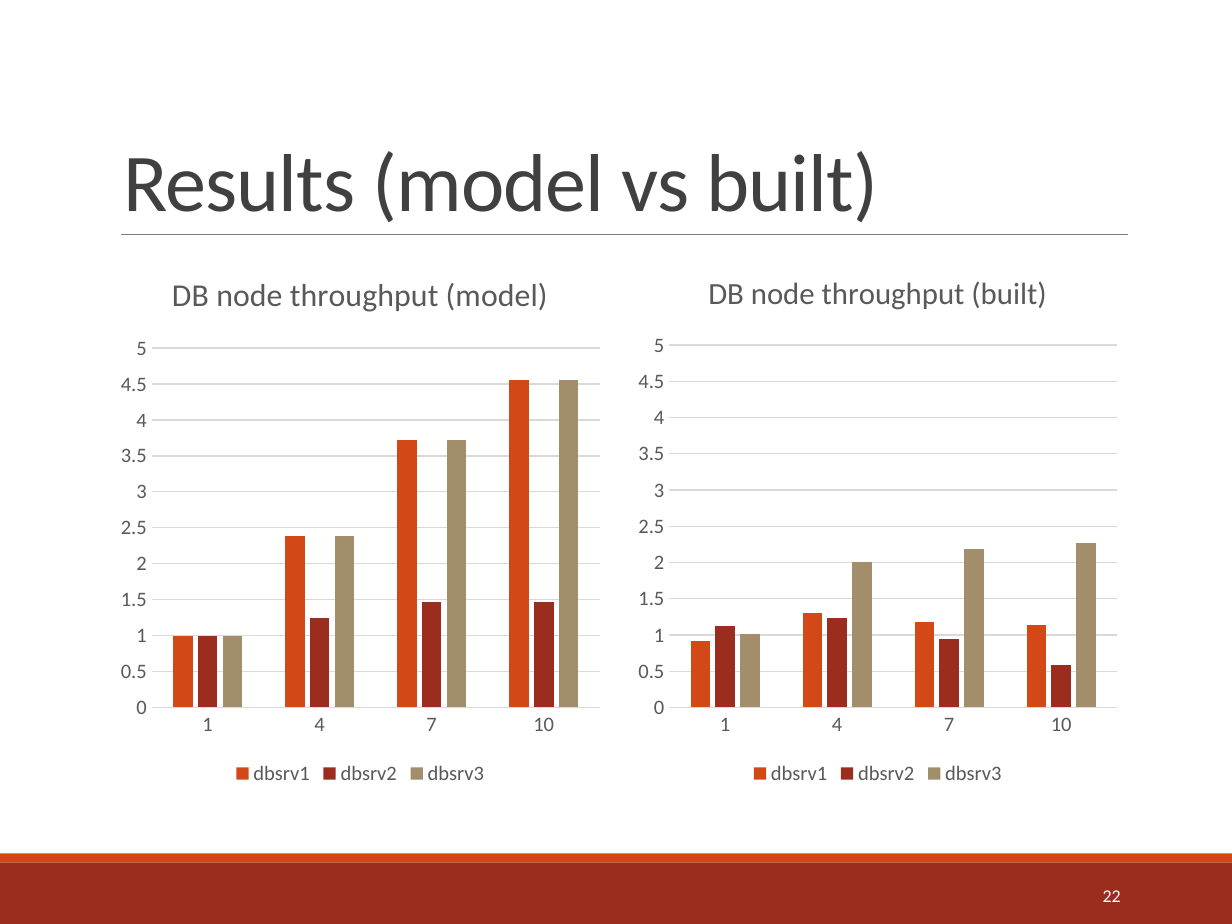
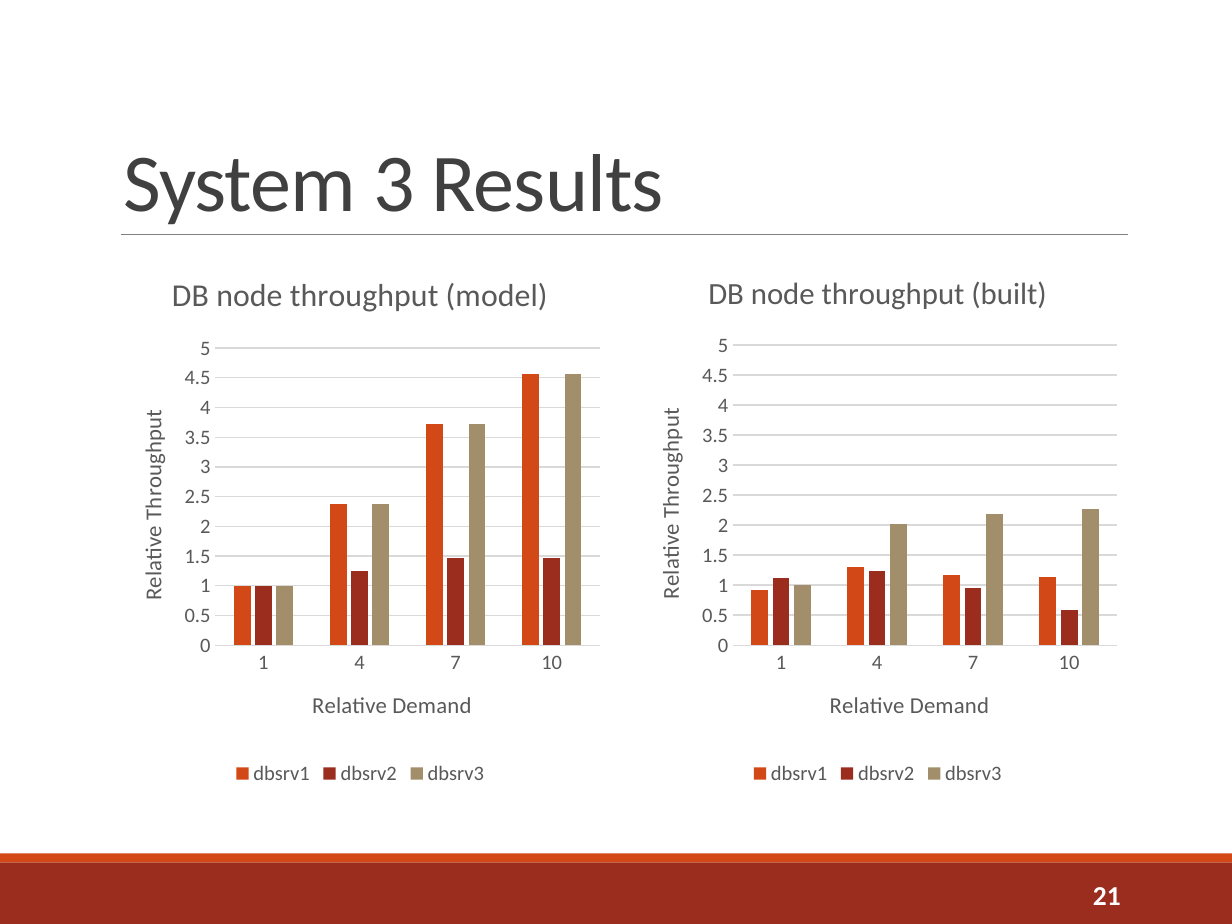
Before and after one commit to sshephard2/skewed-modelling, a slide deck: slide 21 of Presentation/Shephard_8199.pptx (slide 22 before the commit). Drawn at 1232x924 pixels with LibreOffice and Linux fonts; fonts in the diff are those of the drawing. Boxes give left, top, right and bottom in pixels: in the first picture for what was removed or moved away, otherwise in the second. Text is boxed around its words. In the diff, an @@ line names an element or a change of style, - is before the commit and + after.

```diff
--- a/Presentation/Shephard_8199.pptx
+++ b/Presentation/Shephard_8199.pptx
@@ title at bbox=[123, 154, 664, 225]: text changed @@
-Results (model vs built)
+System 3 Results
@@ column chart at bbox=[111, 249, 610, 791] @@
@@ category axis title "" to "Relative Demand " @@
@@ value axis title "" to "Relative Throughput " @@
@@ column chart at bbox=[628, 249, 1127, 791] @@
@@ category axis title "" to "Relative Demand " @@
@@ value axis title "" to "Relative Throughput " @@
@@ page number at bbox=[1093, 887, 1121, 905]: text changed; size 10.5 to 16 pt; bold on @@
-22
+21
```
Also in this commit, not shown: 11 other slides changed, 1 slide added, 1 slide removed.
